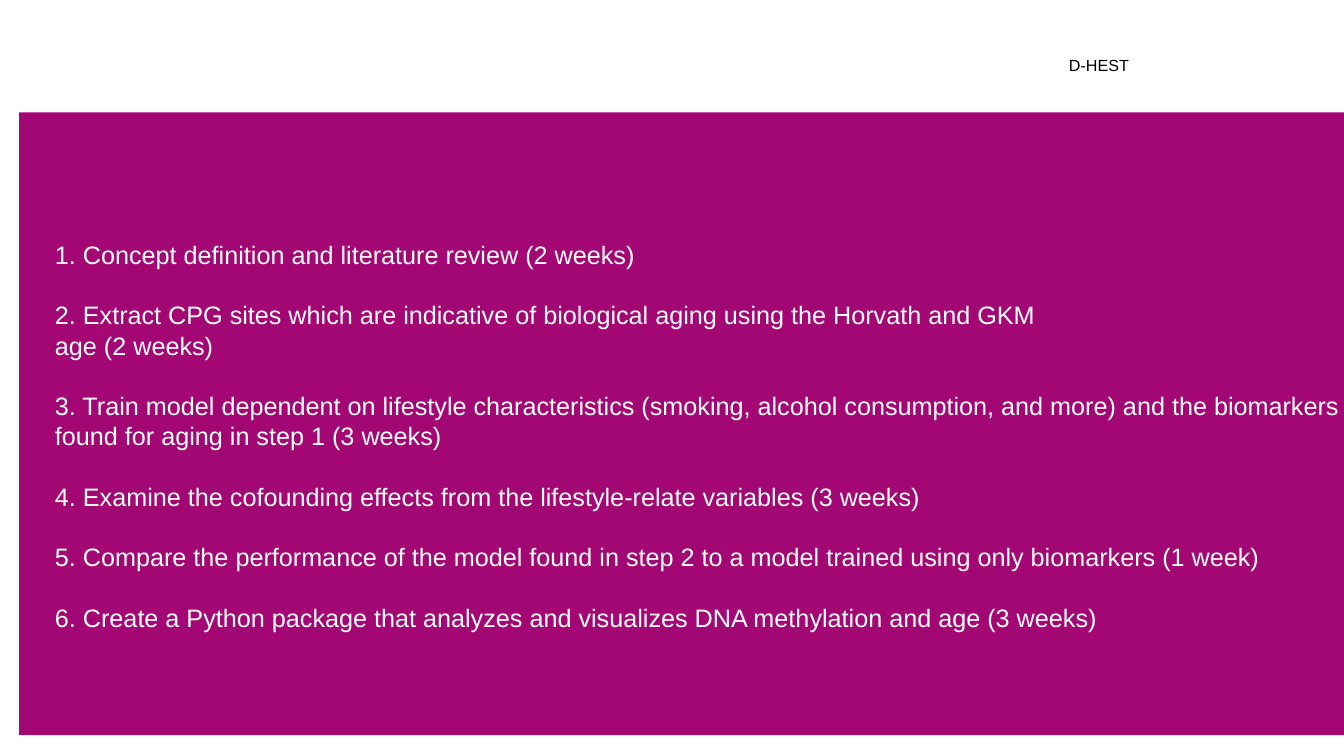
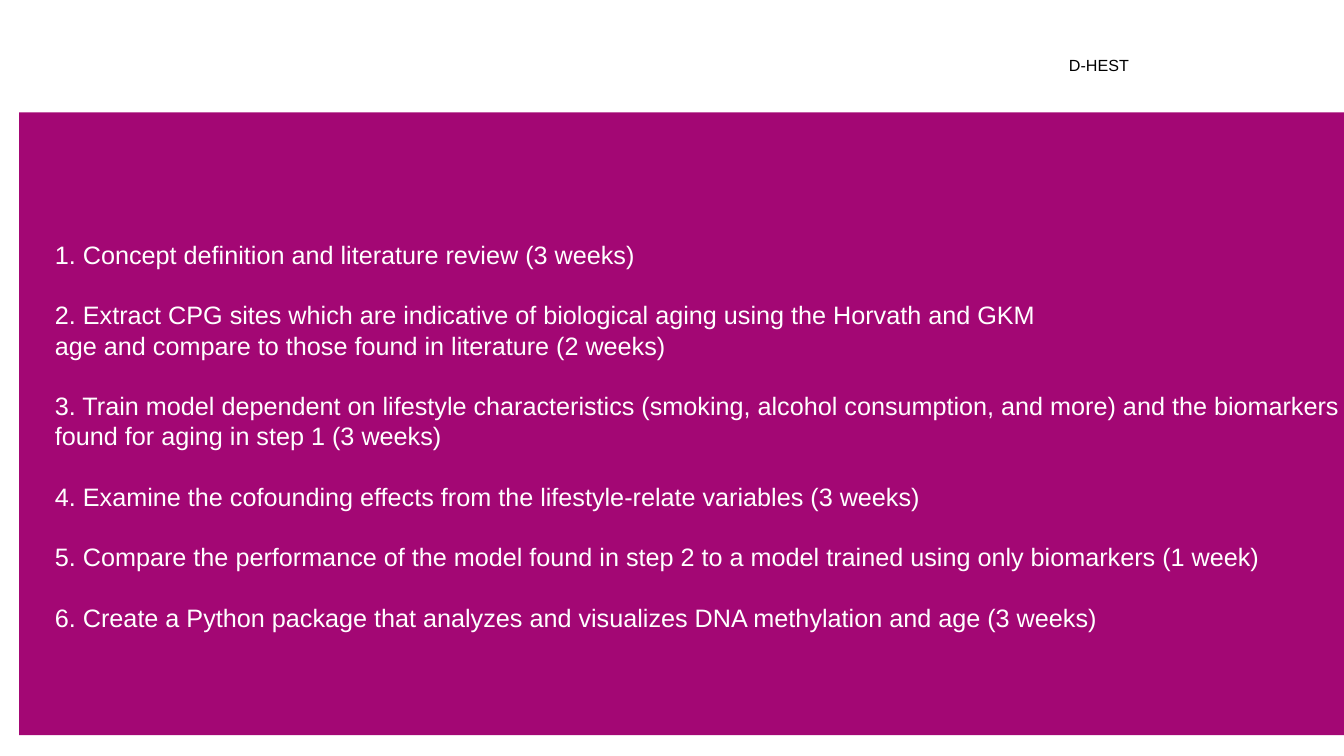
Before and after one commit to AmroAbdrabo/project-fasting-on-aging, a slide deck: slide 4 of project_description.pptx. Drawn at 1344x756 pixels with LibreOffice and Linux fonts; fonts in the diff are those of the drawing; background and template pictures are left out. Boxes give left, top, right and bottom in pixels: in the first picture for what was removed or moved away, otherwise in the second. Text is boxed around its words. In the diff, an @@ line names an element or a change of style, - is before the commit and + after.

```diff
--- a/project_description.pptx
+++ b/project_description.pptx
@@ title at box(55, 245, 1339, 633): text changed @@
-1. Concept definition and literature review (2 weeks)
-2. Extract CPG sites which are indicative of biological aging using the Horvath and GKM
-age (2 weeks)
-3. Train model dependent on lifestyle characteristics (smoking, alcohol consumption, and more) and the biomarkers found for aging in step 1 (3 weeks)
-4. Examine the cofounding effects from the lifestyle-relate variables (3 weeks)
-5. Compare the performance of the model found in step 2 to a model trained using only biomarkers (1 week)
-6. Create a Python package that analyzes and visualizes DNA methylation and age (3 weeks)
+1. Concept definition and literature review (3 weeks)
+2. Extract CPG sites which are indicative of biological aging using the Horvath and GKM
+age and compare to those found in literature (2 weeks)
+3. Train model dependent on lifestyle characteristics (smoking, alcohol consumption, and more) and the biomarkers found for aging in step 1 (3 weeks)
+4. Examine the cofounding effects from the lifestyle-relate variables (3 weeks)
+5. Compare the performance of the model found in step 2 to a model trained using only biomarkers (1 week)
+6. Create a Python package that analyzes and visualizes DNA methylation and age (3 weeks)
```
Also in this commit, not shown: 1 other slide changed, 1 other file.
